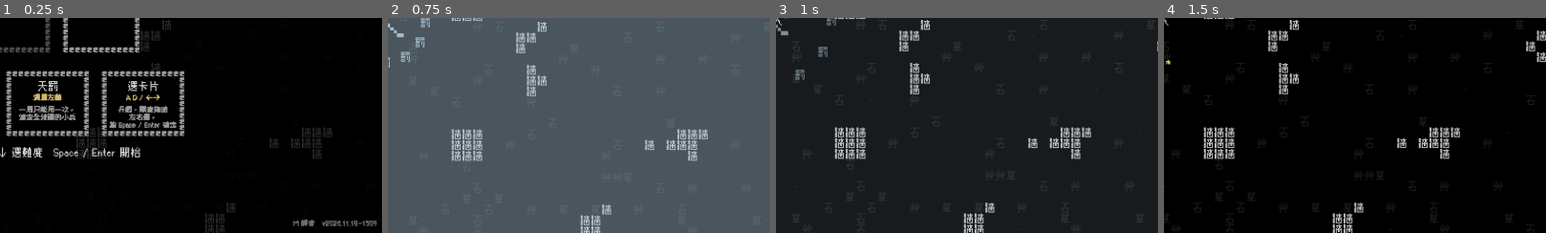
Above: before the commit, frames 1-4 (left to right).
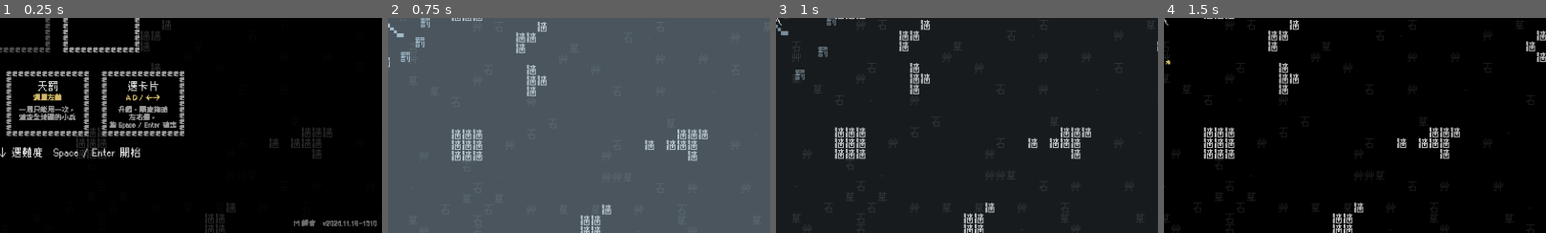
Above: after the commit, the same moments.

Repository: Scottcw1006/text-survivors
Game: Godot game, scene res://main.tscn
The game is run twice, just before and just after one commit, with the same random seed, the same clock (stepped at 60 frames per second) and the same inputs.
Inputs (mouse positions are % of the whole screen's width and height, from its top left):
- Up to frame 1 (0.25 s): no input
- Up to frame 2 (0.75 s): tap Enter at 0.5 s; move the mouse to (72, 45) at 0.52 s; hold Right (move_right) from 0.53 s (still down); tap Space (confirm) at 0.6 s; click (72, 45) at 0.67 s
- Up to frame 3 (1 s): keep holding Right (move_right)
- Up to frame 4 (1.5 s): release Right (move_right) at 1.25 s; drag from (30, 55) to (45, 70) at 1.27 s
The pictures show only the part of the screen within x 50-100%, y 50-100%; the shares and areas given below are measured in that part.

The runs differ from the first frame. In frame 1, 0.3% of the frame differs, in the area x 76-99%, y 93-97%; in frame 2, nothing differs; in frame 3, nothing differs; in frame 4, nothing differs.

Commit message:
魂、鬼左右飄動幅度加大
Co-Authored-By: Claude Opus 5.5 <noreply@anthropic.com>

Diff:
--- a/main.gd
+++ b/main.gd
@@ -61,7 +61,7 @@
 const HP_GROWTH_PER_MINUTE := 0.10  # 每過一分鐘，新生的敵人血量 +10%
 const BOSS_INTERVAL := 60.0         # 每隔幾秒出一隻王
 const BOSS_LAND_MULT := 5.0         # 刀落地對王的傷害倍率（王不會被瞬殺）
-const WOBBLE_AMOUNT := 1.2           # 魂、鬼左右飄的幅度（相對於移動速度）
+const WOBBLE_AMOUNT := 2.0           # 魂、鬼左右飄的幅度（相對於移動速度）
 const RAT_GROUP := 4                # 鼠一次來幾隻
 const BIRD_GROUP := 3               # 鳥一次來幾隻
 const FINAL_SIZE_MULT := 1.3        # 最終王的字放大幾倍（會取最近的 11 的倍數，像素字才銳利）
--- a/version.gd
+++ b/version.gd
@@ -1,2 +1,2 @@
 ## 由 build_web.sh 自動產生，不要手改
-const TEXT := "v2026.11.18-1509"
+const TEXT := "v2026.11.18-1510"
Renamed: docs/game_20261118-150915.apple-touch-icon.png -> docs/game_20261118-151020.apple-touch-icon.png
Renamed: docs/game_20261118-150915.icon.png -> docs/game_20261118-151020.icon.png
Renamed: docs/game_20261118-150915.png -> docs/game_20261118-151020.png
Not shown, removed: docs/game_20261118-150745.pck
Not shown, added: docs/game_20261118-151020.audio.position.worklet.js
Not shown, added: docs/game_20261118-151020.audio.worklet.js
Not shown, added: docs/game_20261118-151020.js
Not shown, added: docs/game_20261118-151020.pck
Not shown, added: docs/game_20261118-151020.wasm
